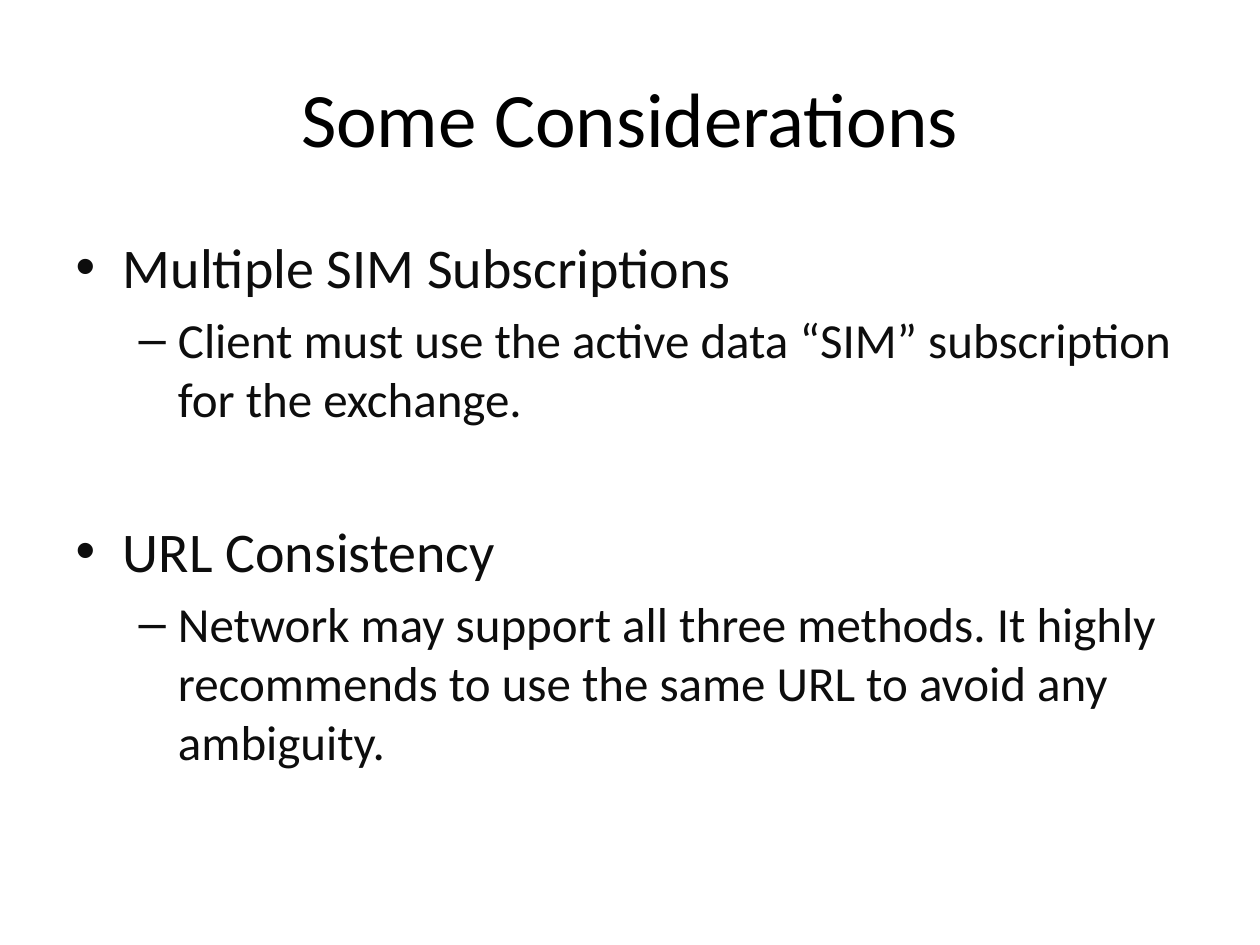
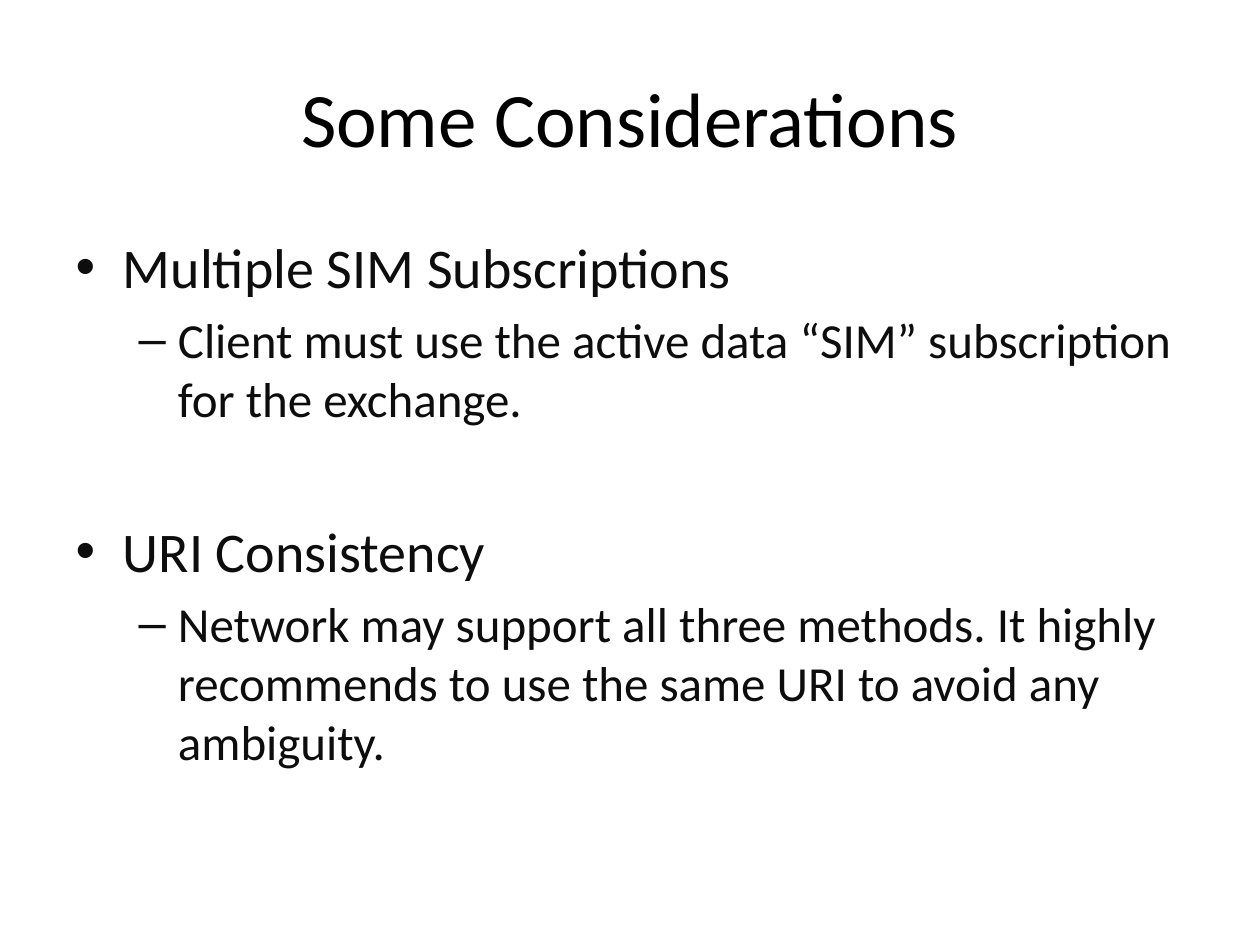
Before and after one commit to lightcable/mobile_sub_info, a slide deck: slide 10 of mobile-sub-info.pptx. Drawn at 1260x945 pixels with LibreOffice and Linux fonts; fonts in the diff are those of the drawing. Boxes give left, top, right and bottom in pixels: in the first picture for what was removed or moved away, otherwise in the second. Text is boxed around its words. In the diff, an @@ line names an element or a change of style, - is before the commit and + after.

```diff
--- a/mobile-sub-info.pptx
+++ b/mobile-sub-info.pptx
@@ text at [123, 533, 1156, 769]: text changed @@
-• URL Consistency
-  – Network may support all three methods. It highly recommends to use the same URL to avoid any ambiguity.
+• URI Consistency
+  – Network may support all three methods. It highly recommends to use the same URI to avoid any ambiguity.
```
Also in this commit, not shown: 6 other slides changed, 3 other files.
